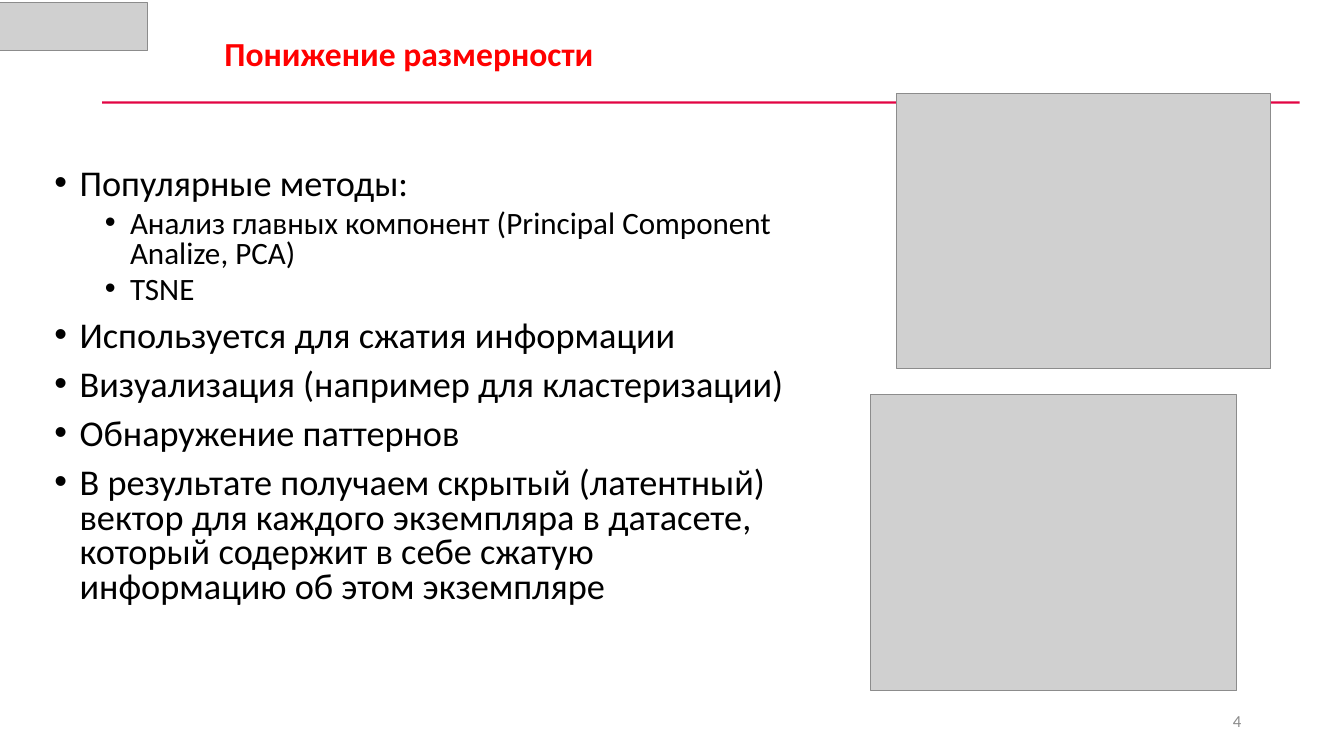
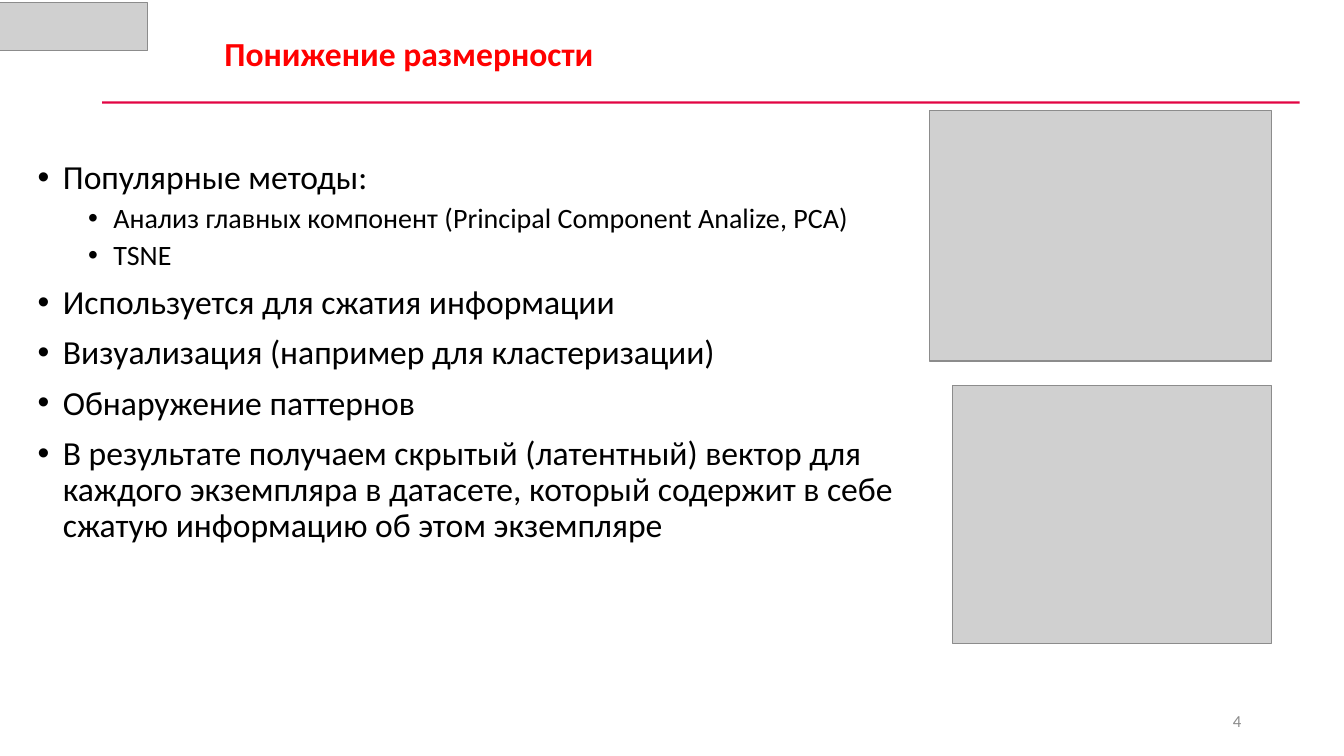
Before and after one commit to CyberLympha/AI-for-IS-Course, a slide deck: slide 4 of Лекции/Состязательные модели в ИБ.pptx. Drawn at 1344x756 pixels with LibreOffice and Linux fonts; fonts in the diff are those of the drawing; grey boxes stand for pictures. Boxes give left, top, right and bottom in pixels: in the first picture for what was removed or moved away, otherwise in the second. Text is boxed around its words. In the diff, an @@ line names an element or a change of style, - is before the commit and + after.

```diff
--- a/Лекции/Состязательные модели в ИБ.pptx
+++ b/Лекции/Состязательные модели в ИБ.pptx
@@ picture: place and size @@
-picture at [896,94,1270,369]
+picture at [930,110,1271,361]
@@ text "Популярные методы:": place and size @@
-text "Популярные методы:" at [80,172,783,605]
+text "Популярные методы:" at [63,167,892,543]
@@ text "Популярные методы:" at [63,167,892,543]: size 25.9 to 24 pt in "Популярные методы:", "Используется для сжатия информации", "Визуализация (например для кластеризации)", "Обнаружение паттернов" and 1 more places; size 22.2 to 20 pt in "Анализ главных компонент (Principal Component Analize, PCA)", "TSNE"; line spacing 0.8 to 0.9 @@
@@ picture: place and size @@
-picture at [871,395,1237,692]
+picture at [953,386,1271,643]
```
Also in this commit, not shown: 6 other slides changed, 6 slides added, 12 slides removed, 5 other files.
